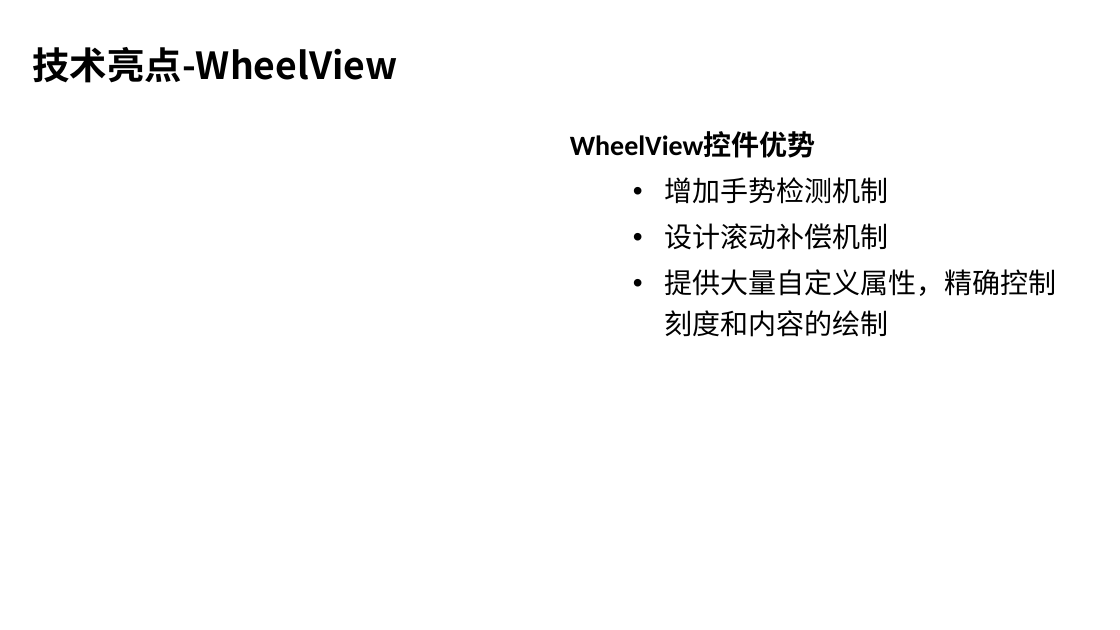
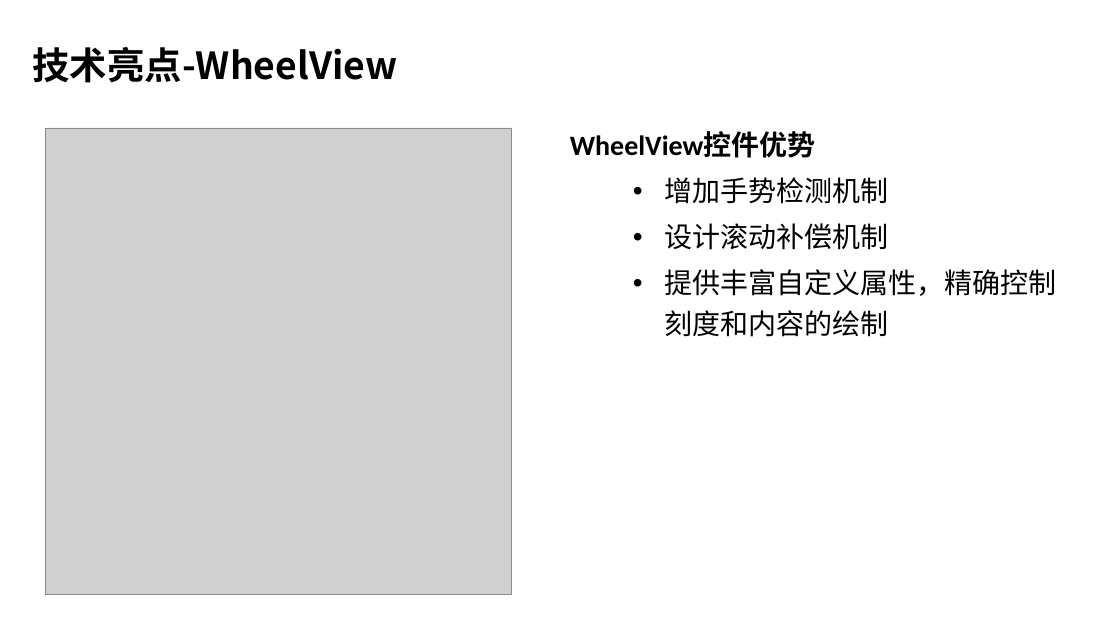
Before and after one commit to wangzhengyi/WangZhengyi, a slide deck: slide 13 of promote/2016阿里晋升述职.pptx. Drawn at 1120x630 pixels with LibreOffice and Linux fonts; fonts in the diff are those of the drawing; grey boxes stand for pictures; background and template pictures are left out. Boxes give left, top, right and bottom in pixels: in the first picture for what was removed or moved away, otherwise in the second. Text is boxed around its words. In the diff, an @@ line names an element or a change of style, - is before the commit and + after.

```diff
--- a/promote/2016阿里晋升述职.pptx
+++ b/promote/2016阿里晋升述职.pptx
@@ picture added at <box>45,128,512,594</box> @@
@@ text at <box>664,269,1056,337</box>: text changed @@
-  • 提供大量自定义属性，精确控制刻度和内容的绘制
+  • 提供丰富自定义属性，精确控制刻度和内容的绘制
```
Also in this commit, not shown: 1 other slide changed, 1 other file.
